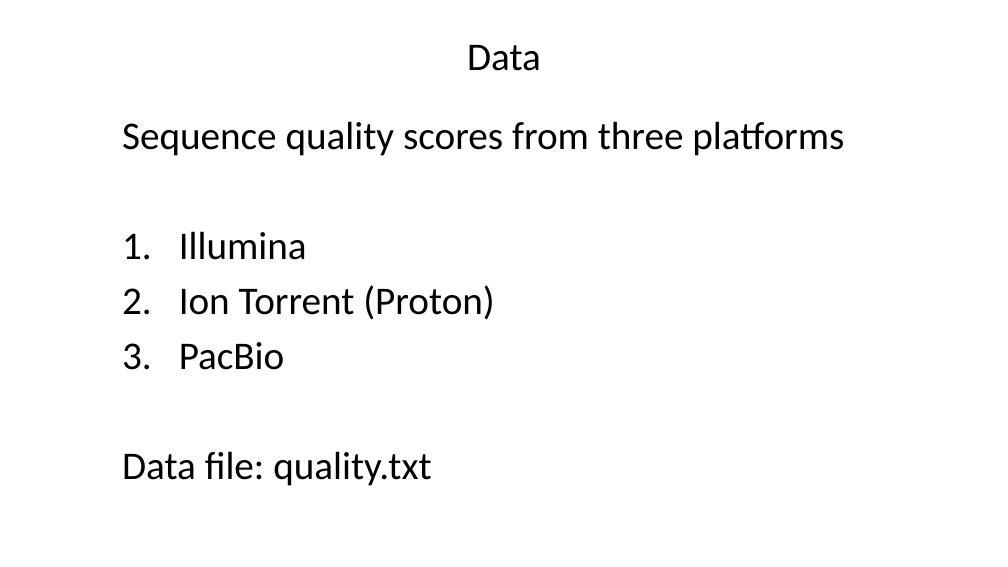
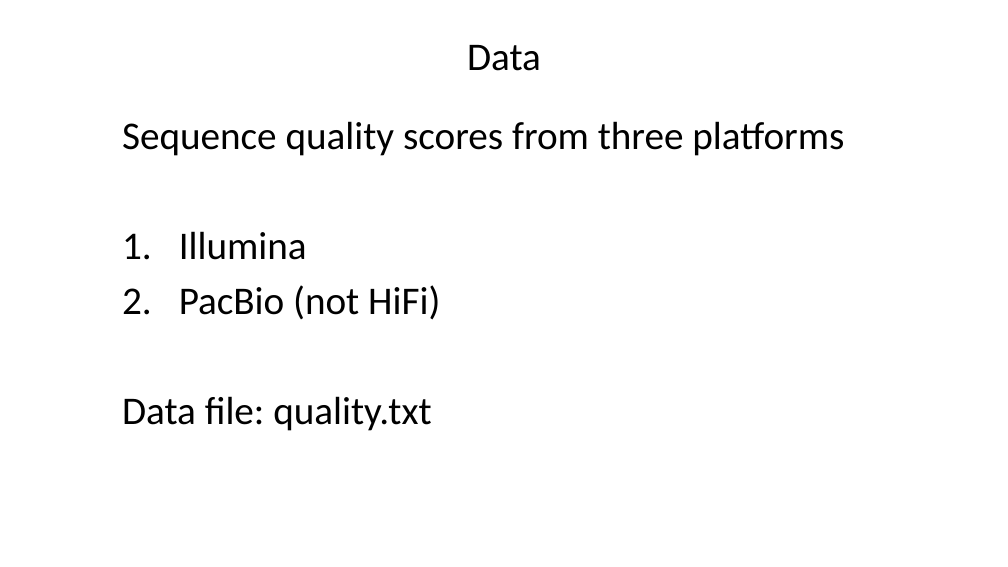
Before and after one commit to liu3zhenlab/teaching, a slide deck: slide 25 of PLPTH813Bioinformatis/2025/2_lab/lab07_R.pptx (slide 33 before the commit). Drawn at 1008x567 pixels with LibreOffice and Linux fonts; fonts in the diff are those of the drawing. Boxes give left, top, right and bottom in pixels: in the first picture for what was removed or moved away, otherwise in the second. Text is boxed around its words. In the diff, an @@ line names an element or a change of style, - is before the commit and + after.

```diff
--- a/PLPTH813Bioinformatis/2025/2_lab/lab07_R.pptx
+++ b/PLPTH813Bioinformatis/2025/2_lab/lab07_R.pptx
@@ text at [179, 285, 440, 320]: text changed @@
-2. Ion Torrent (Proton)
-3. PacBio
+2. PacBio (not HiFi)
```
Also in this commit, not shown: 26 other slides changed, 2 other files.
